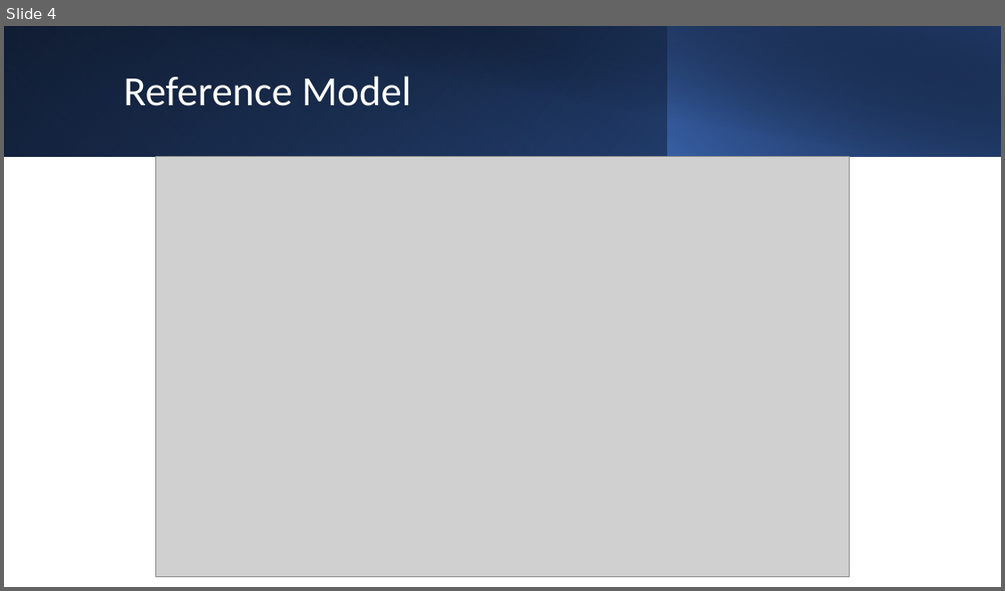
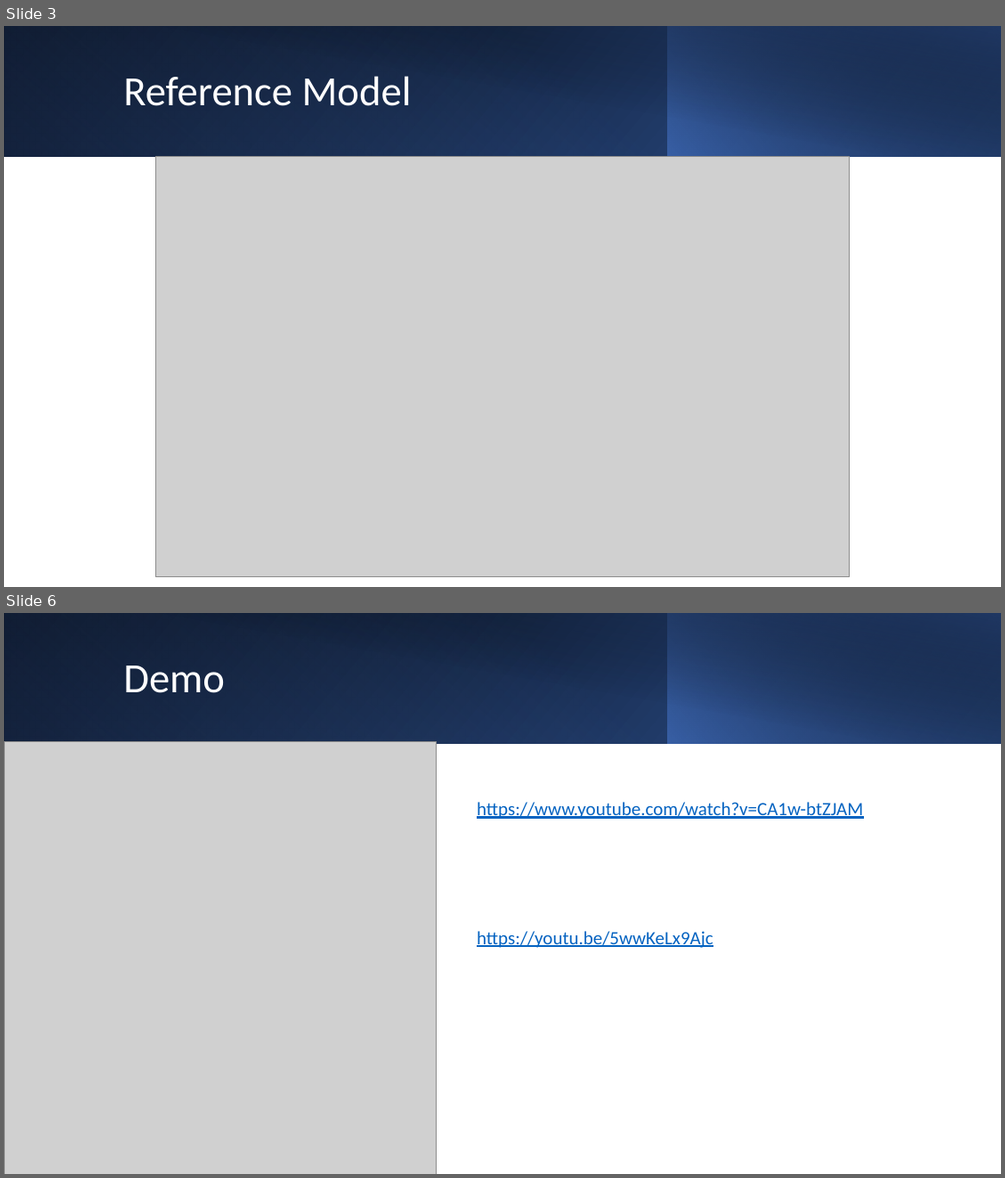
Before and after one commit to fhnw-iot-5ibb1/fhnw-iot-project-hs21-remotedoorcontrol, a slide deck: RemoteDoorControl/doc/RDC_Präsentation.pptx. Shown one above the other, each under a label of ours: slide 4 before the commit, slides 3 and 6 after it; the slides between them are not shown. The pictures are 1005x591 and 1005x1178 pixels, drawn with LibreOffice and Linux fonts; fonts in the diff are those of the drawing; grey boxes stand for pictures. Boxes give left, top, right and bottom in pixels: in the first picture for what was removed or moved away, otherwise in the second. Text is boxed around its words. In the diff, an @@ line names an element or a change of style, - is before the commit and + after.

Commit message:
update readme & youtube links

```diff
--- a/RemoteDoorControl/doc/RDC_Präsentation.pptx
+++ b/RemoteDoorControl/doc/RDC_Präsentation.pptx
@@ slide 6 added at (4,613,1001,1174), background #FFFFFF @@
@@ rectangle added at (4,613,1001,743), fill gradient #000000 to #2F5597 @@
@@ rectangle added at (4,613,668,743), fill gradient #4472C4 to #203864 @@
@@ rectangle added at (41,613,1001,744), fill gradient #000000 to #203864 @@
@@ rectangle added at (667,613,1001,743), fill gradient #4472C4 to #000000 @@
@@ title added at (123,666,225,693), 40 pt, text #FFFFFF @@
+Demo
@@ picture added at (4,742,437,1174) @@
@@ text added at (477,802,863,819), 18 pt, text #0563C1, underline @@
+https://www.youtube.com/watch?v=CA1w-btZJAM
@@ text added at (477,931,713,948), 18 pt, text #0563C1, underline @@
+https://youtu.be/5wwKeLx9Ajc
@@ what was slide 4 is now slide 3 @@
```
Also in this commit, not shown: 4 slides changed, 3 slides removed, 10 other files.
